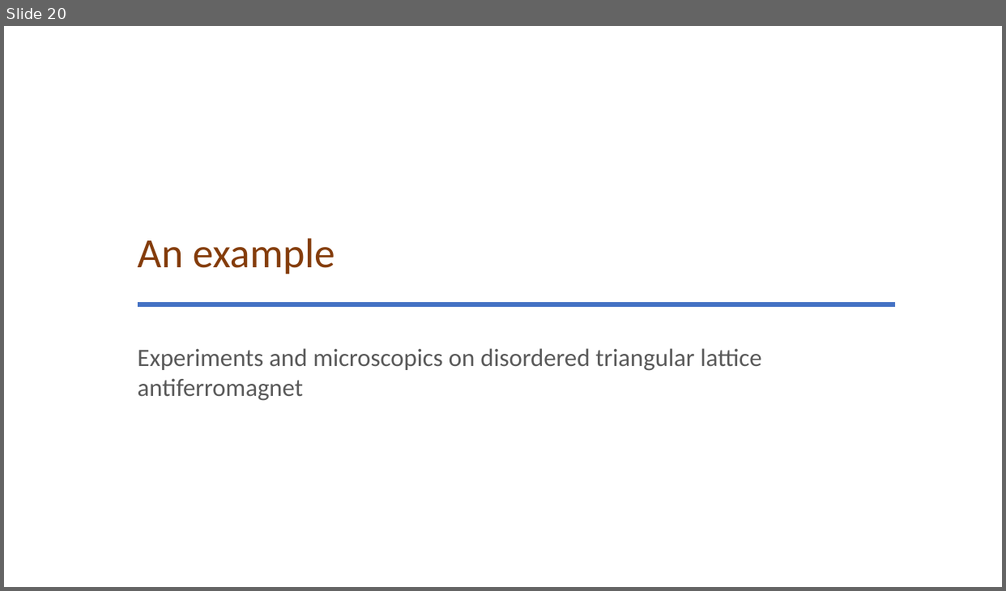
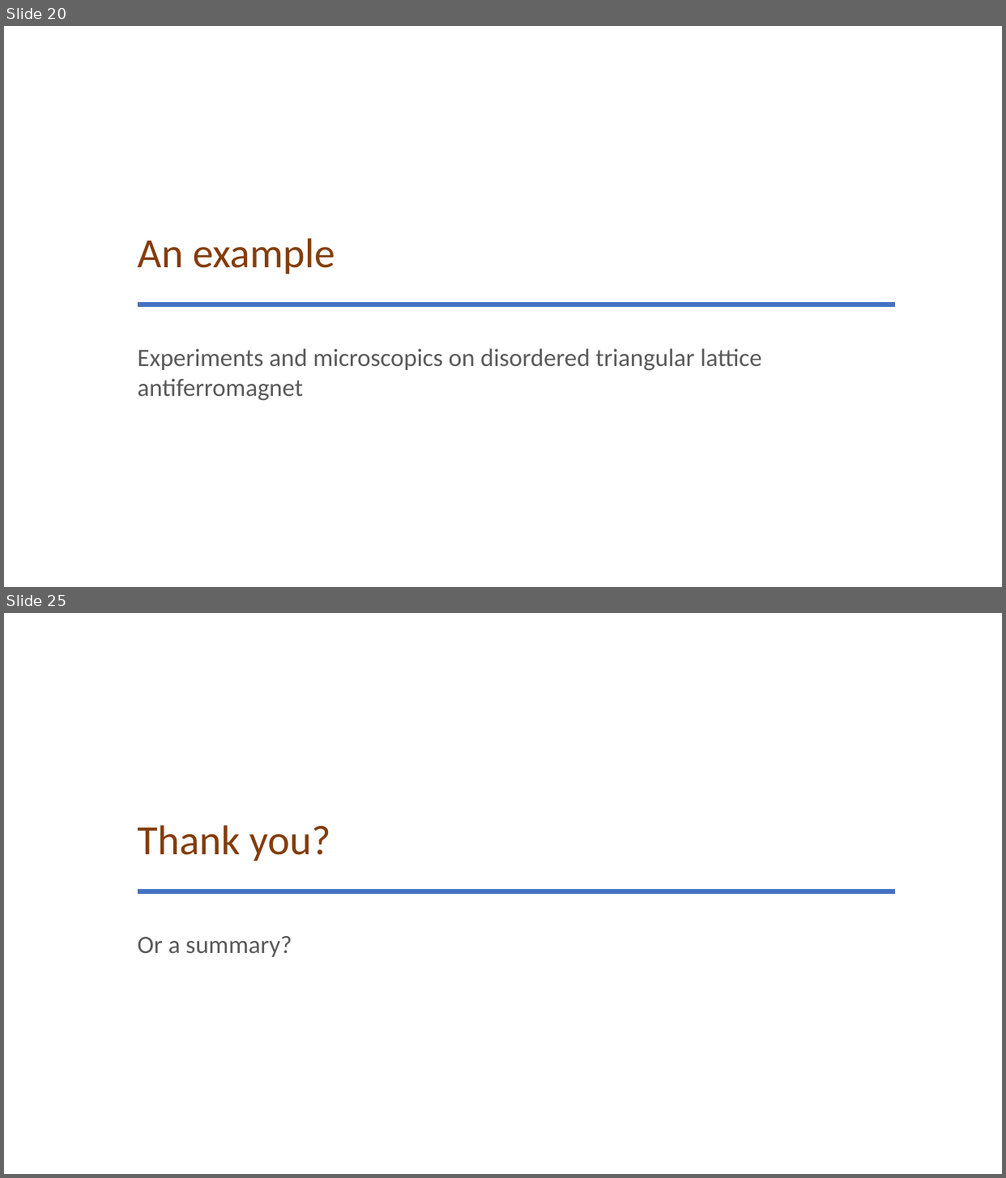
Before and after one commit to glacieant/disordered_triangular_swt, a slide deck: talk/disordered_non-collinear_magnet.pptx. Shown one above the other, each under a label of ours: slide 20 before the commit, slides 20 and 25 after it; the slides between them are not shown. The pictures are 1006x591 and 1006x1178 pixels, drawn with LibreOffice and Linux fonts; fonts in the diff are those of the drawing. Boxes give left, top, right and bottom in pixels: in the first picture for what was removed or moved away, otherwise in the second. Text is boxed around its words. In the diff, an @@ line names an element or a change of style, - is before the commit and + after.

```diff
--- a/talk/disordered_non-collinear_magnet.pptx
+++ b/talk/disordered_non-collinear_magnet.pptx
@@ slide 25 added at (4,613,1002,1174), background #FFFFFF @@
@@ title added at (138,825,330,862), 40 pt, text #843C0B @@
+Thank you?
@@ line added from (138, 892) to (896, 892), #4472C4 4.5 pt @@
@@ subtitle added at (138,936,292,957), 24 pt, text #595959 @@
+Or a summary?
```
Also in this commit, not shown: 6 slides changed, 4 other slides added, 5 other files.
